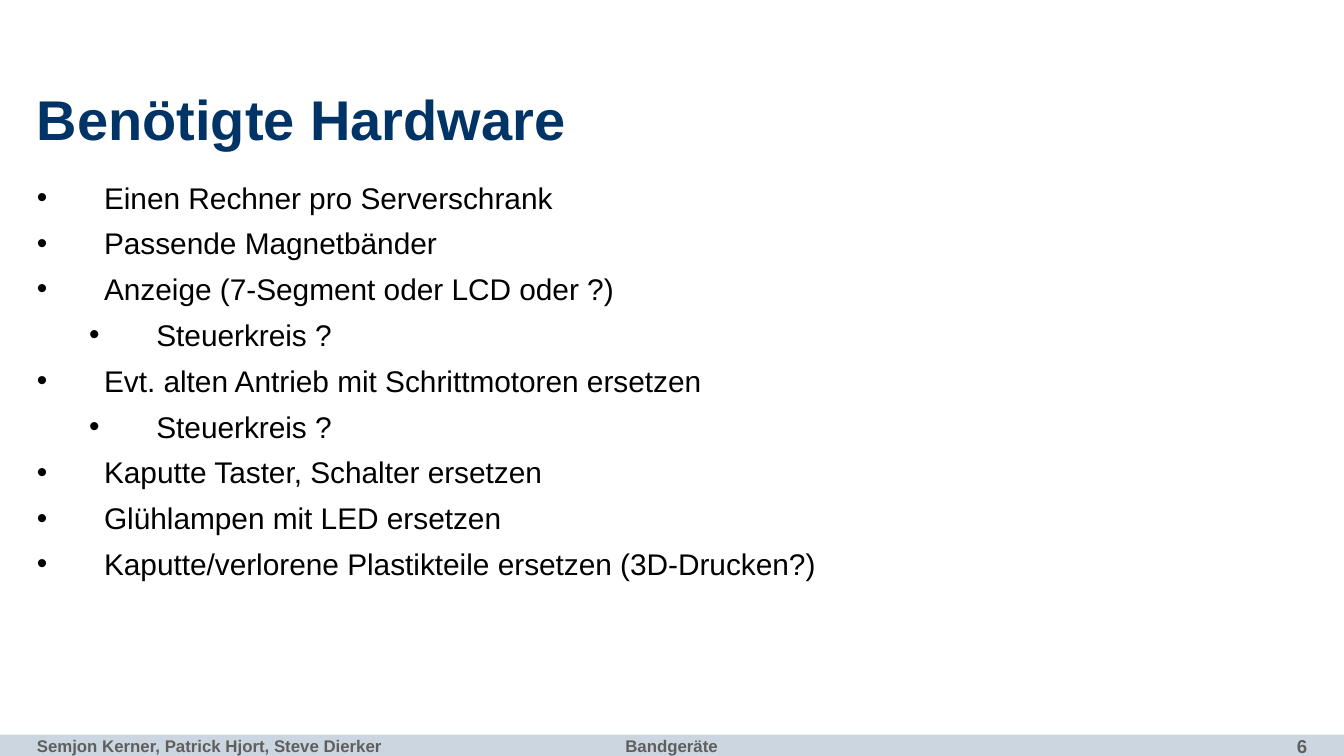
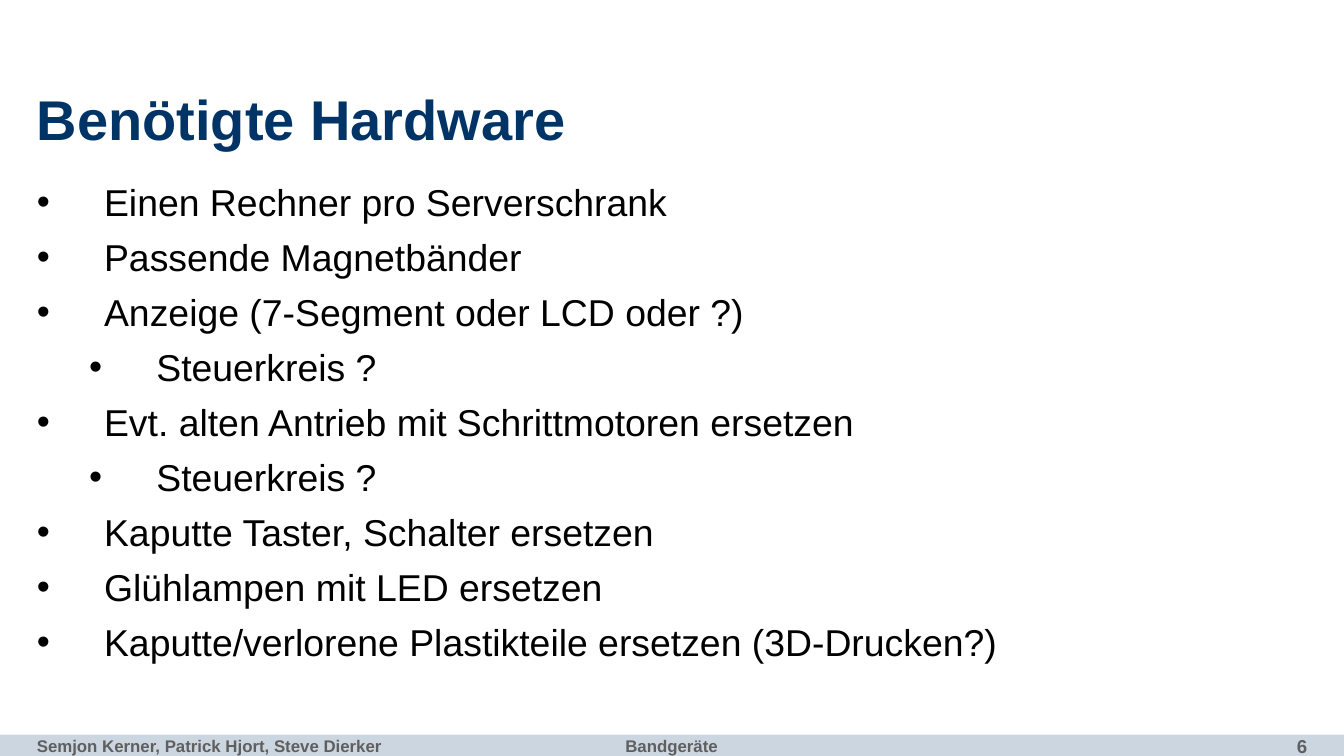
Before and after one commit to fu-inet-swp17/team1, a slide deck: slide 6 of slides/bandgeraete.pptx. Drawn at 1344x756 pixels with LibreOffice and Linux fonts; fonts in the diff are those of the drawing; background and template pictures are left out. Boxes give left, top, right and bottom in pixels: in the first picture for what was removed or moved away, otherwise in the second. Text is boxed around its words. In the diff, an @@ line names an element or a change of style, - is before the commit and + after.

```diff
--- a/slides/bandgeraete.pptx
+++ b/slides/bandgeraete.pptx
@@ text "Einen Rechner pro Serverschrank" at box(104, 189, 997, 664): size 16 to 20 pt @@
```
Also in this commit, not shown: 2 other slides changed, 3 slides added, 2 slides removed, 1 other file.
